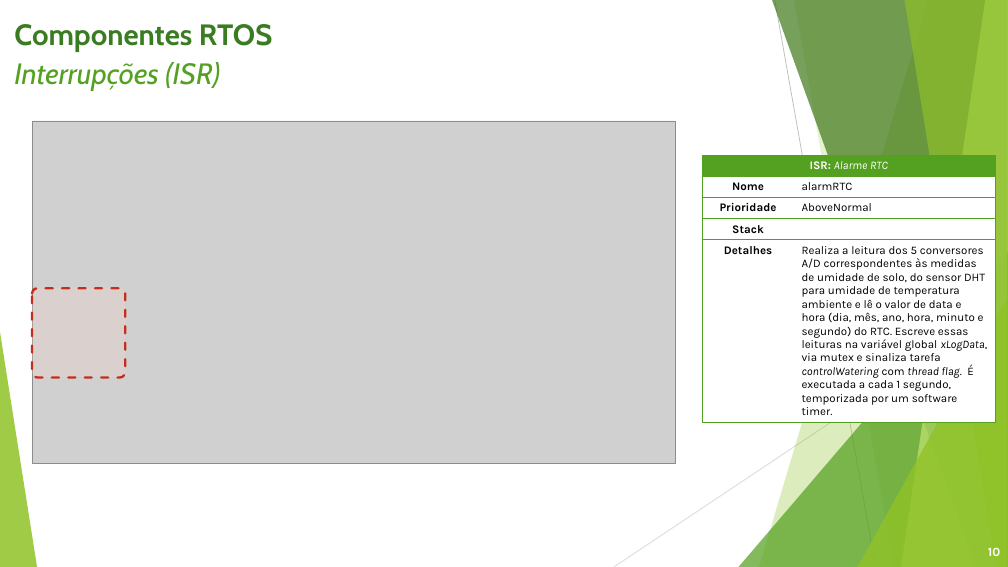
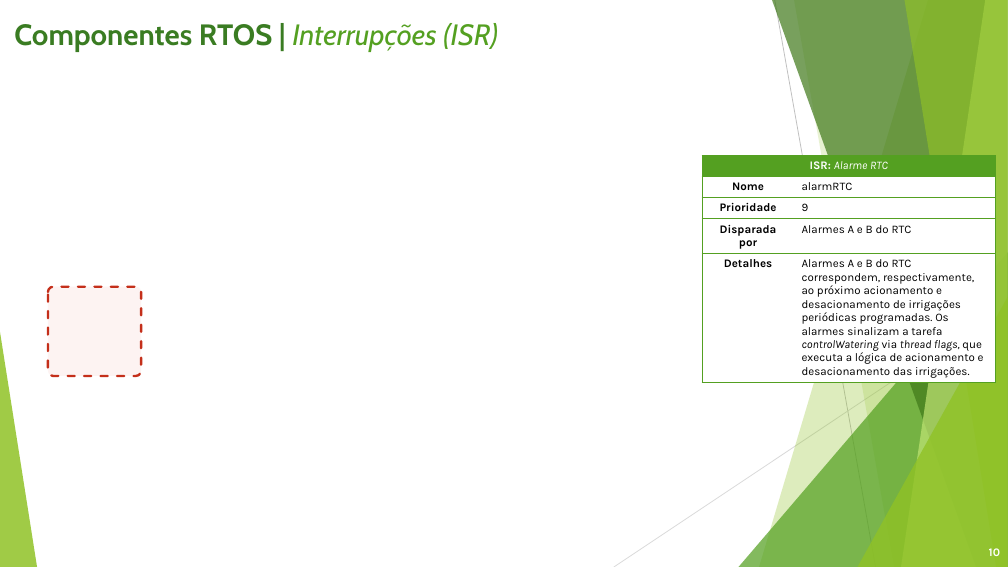
Before and after one commit to gabrielbrunheira/project-reggae, a slide deck: slide 10 of docs/IM420X - Projeto Reggae (Etapa 2).pptx. Drawn at 1008x567 pixels with LibreOffice and Linux fonts; fonts in the diff are those of the drawing; grey boxes stand for pictures; background and template pictures are left out. Boxes give left, top, right and bottom in pixels: in the first picture for what was removed or moved away, otherwise in the second. Text is boxed around its words. In the diff, an @@ line names an element or a change of style, - is before the commit and + after.

Commit message:
Finish first version of software specification

```diff
--- a/docs/IM420X - Projeto Reggae (Etapa 2).pptx
+++ b/docs/IM420X - Projeto Reggae (Etapa 2).pptx
@@ text at bbox=[14, 23, 498, 52]: text changed @@
-Componentes RTOS
-Interrupções (ISR)
+Componentes RTOS | Interrupções (ISR)
@@ picture removed at bbox=[32, 121, 675, 464] @@
@@ table at bbox=[702, 156, 996, 388] @@
-row 3, column 2: AboveNormal
+row 3, column 2: 9
-row 4, column 1: Stack
+row 4, column 1: Disparada por
-row 4, column 2: 
+row 4, column 2: Alarmes A e B do RTC
-row 5, column 2: Realiza a leitura dos 5 conversores A/D correspondentes às medidas de umidade de solo, do sensor DHT para umidade de temperatura ambiente e lê o valor de data e hora (dia, mês, ano, hora, minuto e segundo) do RTC. Escreve essas leituras na variável global xLogData, via mutex e sinaliza tarefa controlWatering com thread flag. É executada a cada 1 segundo, temporizada por um software timer.
+row 5, column 2: Alarmes A e B do RTC correspondem, respectivamente, ao próximo acionamento e desacionamento de irrigações periódicas programadas. Os alarmes sinalizam a tarefa controlWatering via thread flags, que executa a lógica de acionamento e desacionamento das irrigações.
@@ rounded rectangle: place and size @@
-rounded rectangle at bbox=[32, 288, 125, 377]
+rounded rectangle at bbox=[48, 287, 141, 376]
@@ page number at bbox=[989, 548, 1000, 556]: size 12 to 11 pt @@
```
Also in this commit, not shown: 4 other slides changed, 18 slides added, 14 slides removed, 4 other files.
